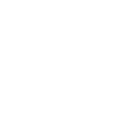
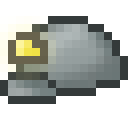
Layers edited between the first and the second 128x128 image:
added group "item/mining_helmet.png" with 2 layers above "item/lithium_nugget.png" over (0, 16, 128, 104)
added layer "Слой 15" in group "item/mining_helmet.png" over (0, 16, 64, 88)
added layer "Слой 14" in group "item/mining_helmet.png" over (0, 16, 128, 104)
